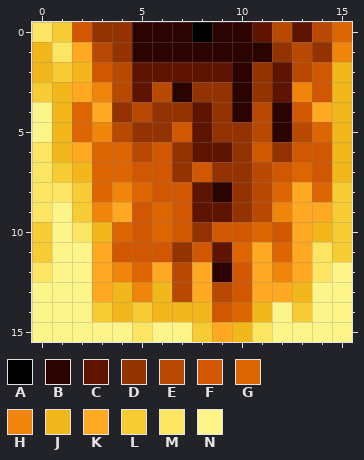
Two states of a pixel-art sprite, img/spells/wall_of_fire.png. That is the earlier state.
The file is 16x16 pixels. Colours within 5 levels of each other are drawn and written as one.
Palette (. is transparent): A #000000  B #2b0301  C #5f1401  D #943302  E #b84903  F #d25702  G #dd6502  H #ef850b  J #f2b71a  K #ffa922  L #f7cb33  M #fbe562  N #fdf589
And afterwards:
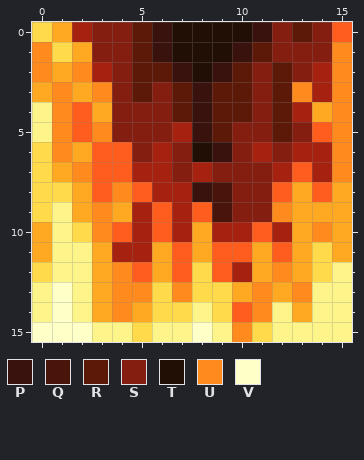
Colours new in this view: P #39110d  Q #49150a  R #5c1907  S #841e11  T #210f05  U #ff8a1d  V #ffffc8
Diff:
Colour F changes from #d25702 to #a62210.
Colour G changes from #dd6502 to #ff5d1d.
Colour M changes from #fbe562 to #ffdb4c.
Colour G replaces colour B in row 12 at x 9.
Colour G replaces colour C in row 9 at x 8; in row 11 at x 9.
Colour G replaces colour D in row 11 at x 7.
Colour G replaces colour E in row 12 at x 7.
Colour K replaces colour D in row 10 at x 8.
Colour K replaces colour F in row 11 at x 6 and 8; in row 13 at x 10.
Colour K replaces colour L in row 0 at x 1; in row 2 at x 1; in row 3 at x 0; in row 7 at x 1; in rows 8 to 9 at x 2 and 15; in rows 10 to 11 at x 0 and 15.
Colour K replaces colour L in row 14 at x 3, 5 and 13.
Colour M replaces colour E in row 13 at x 9.
Colour M replaces colour F in row 14 at x 9.
Colour M replaces colour J in row 13 at x 6; in row 14 at x 6 to 7.
Colour M replaces colour K in rows 12 to 13 at x 8.
Colour N replaces colour J in row 14 at x 8.
Colour N replaces colour K in row 15 at x 9.
Colour P replaces colour B in row 0 at x 6; in row 1 at x 6 and 10.
Colour P replaces colour C in row 0 at x 11; in row 2 at x 7 and 9; in rows 4 to 5 at x 8; in row 6 at x 9; in row 8 at x 8.
Colour P replaces colour D in row 3 at x 8.
Colour Q replaces colour B in row 8 at x 9.
Colour Q replaces colour C in row 9 at x 9.
Colour R replaces colour B in row 0 at x 5; in row 1 at x 5 and 11; in row 2 at x 10; in row 3 at x 7 and 10; in row 4 at x 10 and 12; in row 5 at x 12.
Colour R replaces colour C in row 0 at x 13; in row 2 at x 5 to 6 and 12; in row 3 at x 5 and 12.
Colour R replaces colour D in row 3 at x 9; in row 4 at x 7 and 9; in row 5 at x 9.
Colour S replaces colour D in row 0 at x 3 to 4; in row 1 at x 4, 12 and 14; in rows 2 to 3 at x 11; in row 4 at x 4 and 6; in row 5 at x 5 to 6 and 10; in row 6 at x 7, 10 and 12.
Colour S replaces colour D in row 7 at x 7 and 9 to 10; in rows 8 to 9 at x 10.
Colour S replaces colour E in row 0 at x 12 and 14; in row 1 at x 3 and 13; in row 2 at x 4 and 13; in row 3 at x 4 and 6; in row 4 at x 5 and 11; in row 5 at x 4, 11 and 13.
Colour S replaces colour E in row 6 at x 5; in rows 7 to 9 at x 11.
Colour T replaces colour A in row 0 at x 8.
Colour T replaces colour B in row 0 at x 7 and 9 to 10; in row 1 at x 7 to 9.
Colour T replaces colour C in row 2 at x 8; in row 6 at x 8.
Colour U replaces colour E in row 13 at x 7.
Colour U replaces colour H in row 1 at x 15; in row 3 at x 3 and 13; in row 5 at x 3; in row 8 at x 4; in row 9 at x 3 and 12; in row 12 at x 4 and 12.
Colour U replaces colour H in row 13 at x 5.
Colour U replaces colour J in row 1 at x 0; in row 2 at x 0, 2 and 15; in rows 3 to 6 at x 1 and 15; in row 7 at x 2 and 15; in row 10 at x 3 and 14; in row 13 at x 4 and 13.
Colour U replaces colour J in row 14 at x 4 and 11; in row 15 at x 10.
Colour U replaces colour K in row 13 at x 11.
Colour V replaces colour L in row 15 at x 8.
Colour V replaces colour N in rows 13 to 14 at x 1; in row 15 at x 0 to 2.
